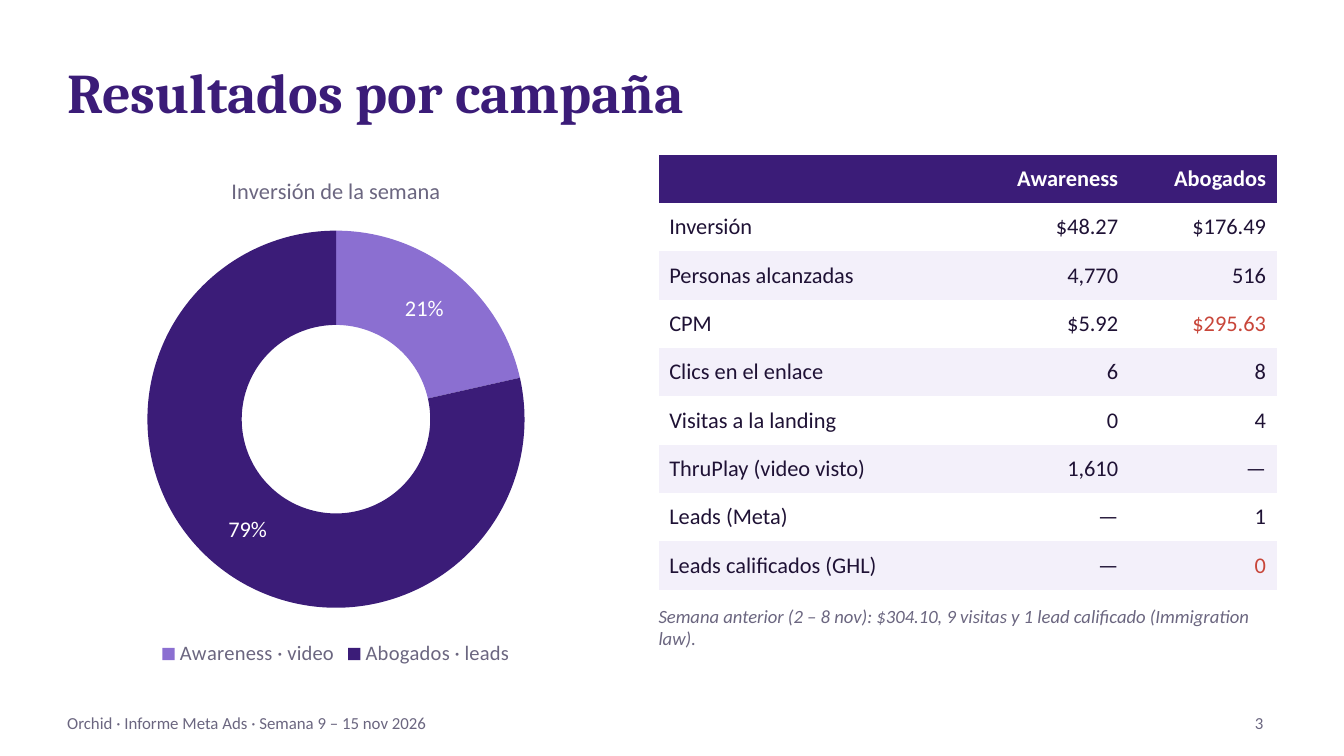
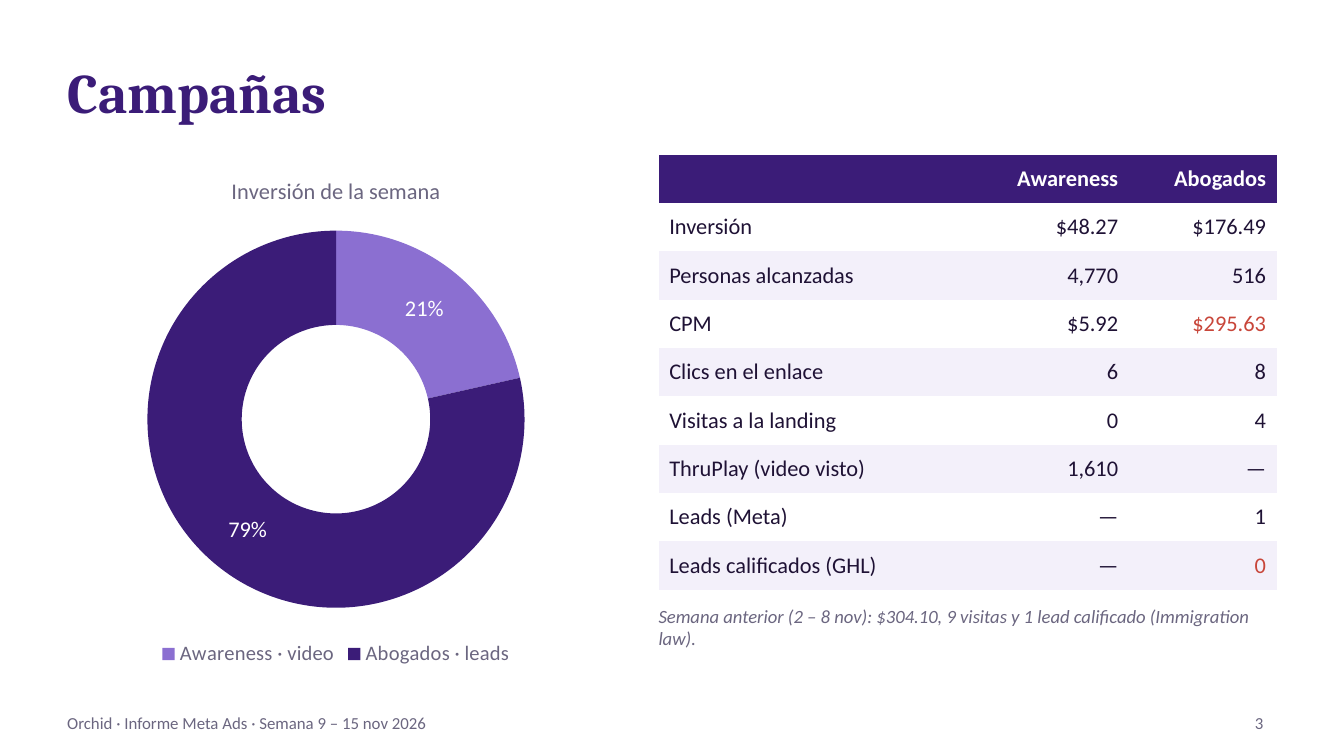
Before and after one commit to manlizard-sys/MetaADS2026, a slide deck: slide 3 of build/reports/informes/Informe_Meta_Ads_Orchid_2026-11-16.pptx. Drawn at 1344x756 pixels with LibreOffice and Linux fonts; fonts in the diff are those of the drawing. Boxes give left, top, right and bottom in pixels: in the first picture for what was removed or moved away, otherwise in the second. Text is boxed around its words. In the diff, an @@ line names an element or a change of style, - is before the commit and + after.

```diff
--- a/build/reports/informes/Informe_Meta_Ads_Orchid_2026-11-16.pptx
+++ b/build/reports/informes/Informe_Meta_Ads_Orchid_2026-11-16.pptx
@@ title at <box>67,75,326,125</box>: text changed @@
-Resultados por campaña
+Campañas
```
Also in this commit, not shown: 8 other slides changed, 1 slide added, 3 other files.
